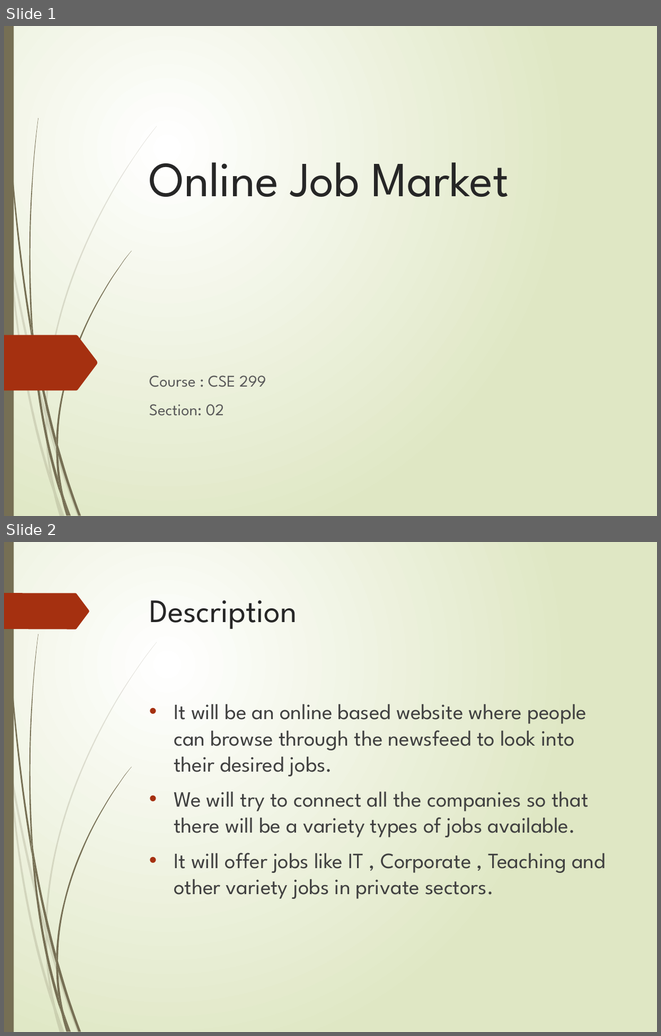
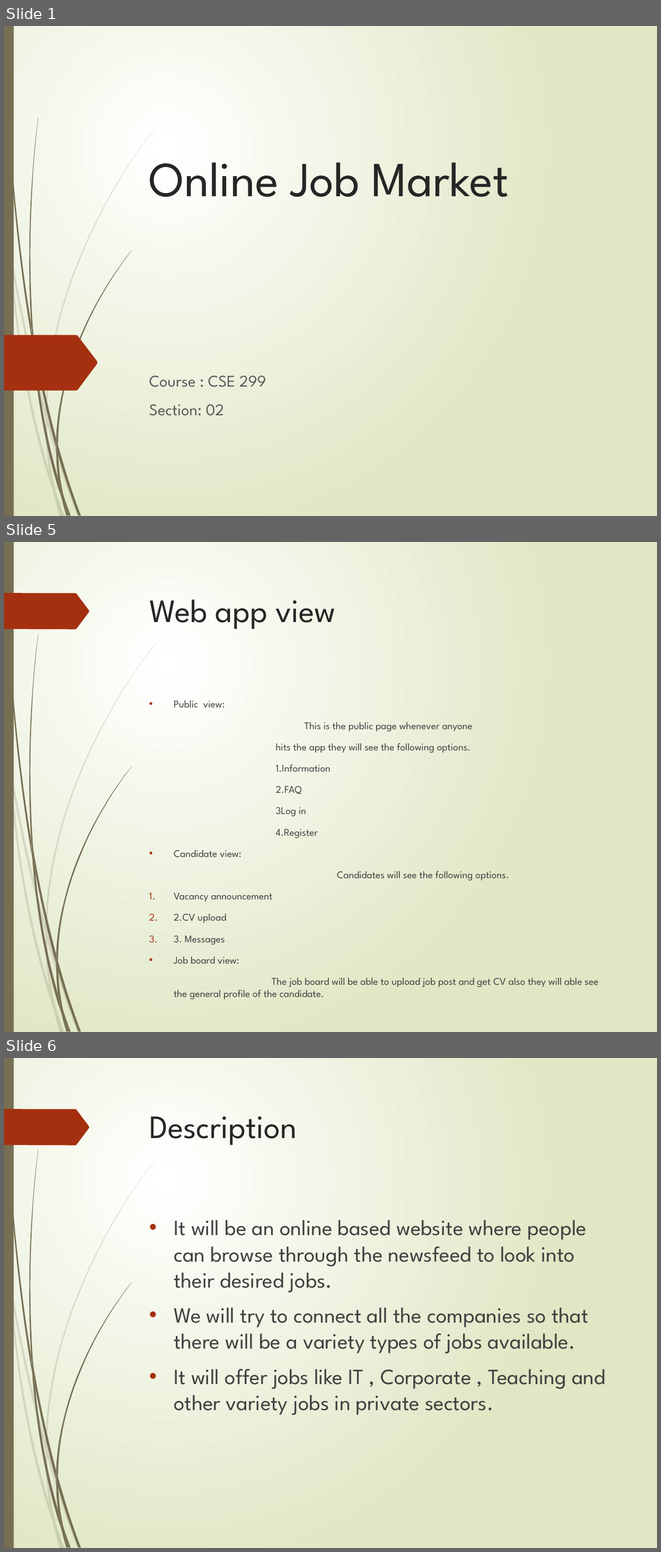
Before and after one commit to nsuspring2019cse299sec2/Group-3, a slide deck: Documentation/Project Proposal/Group_3_project_proposal.pptx. Shown one above the other, each under a label of ours: slides 1 and 2 before the commit, slides 1, 5 and 6 after it; the slides between them are not shown. The pictures are 661x1036 and 661x1552 pixels, drawn with LibreOffice and Linux fonts; fonts in the diff are those of the drawing. Boxes give left, top, right and bottom in pixels: in the first picture for what was removed or moved away, otherwise in the second. Text is boxed around its words. In the diff, an @@ line names an element or a change of style, - is before the commit and + after.

```diff
--- a/Documentation/Project Proposal/Group_3_project_proposal.pptx
+++ b/Documentation/Project Proposal/Group_3_project_proposal.pptx
@@ slide 5 added at [4, 542, 657, 1032], background gradient #FFFFFF to #DFE8C4; not listed: 24 template elements that a slide beside it also shows @@
@@ title added at [149, 599, 336, 629], 36 pt, text #262626 @@
+Web app view
@@ text added at [149, 700, 598, 999], 11.2 pt, text #404040 @@
+• Public view:
+This is the public page whenever anyone
+hits the app they will see the following options.
+1.Information
+2.FAQ
+3Log in
+4.Register
+• Candidate view:
+Candidates will see the following options.
+1. Vacancy announcement
+2. 2.CV upload
+3. 3. Messages
+• Job board view:
+The job board will be able to upload job post and get CV also they will able see the general profile of the candidate.
@@ what was slide 2 is now slide 6 @@
```
Also in this commit, not shown: 3 other slides added.
